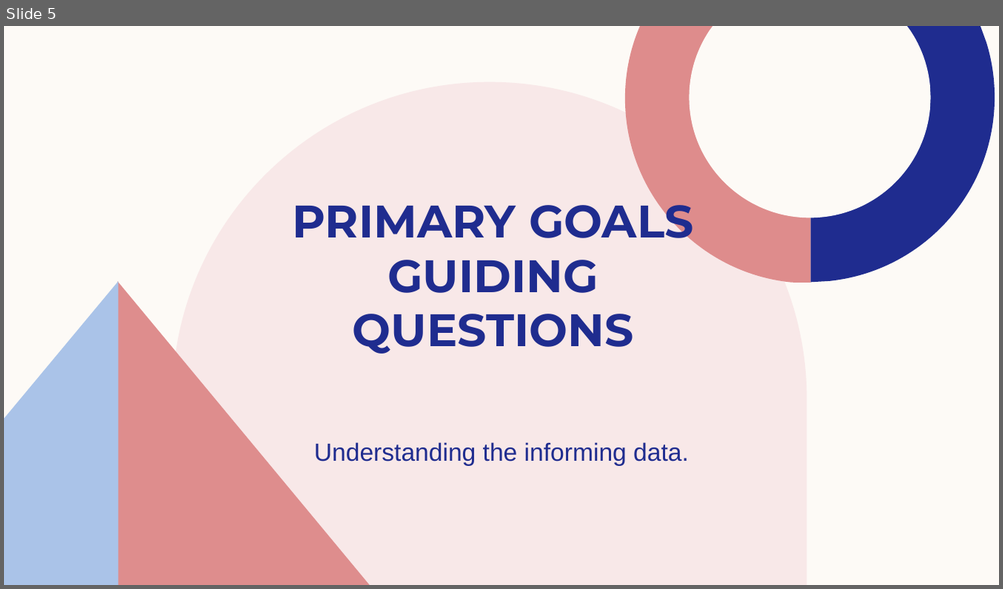
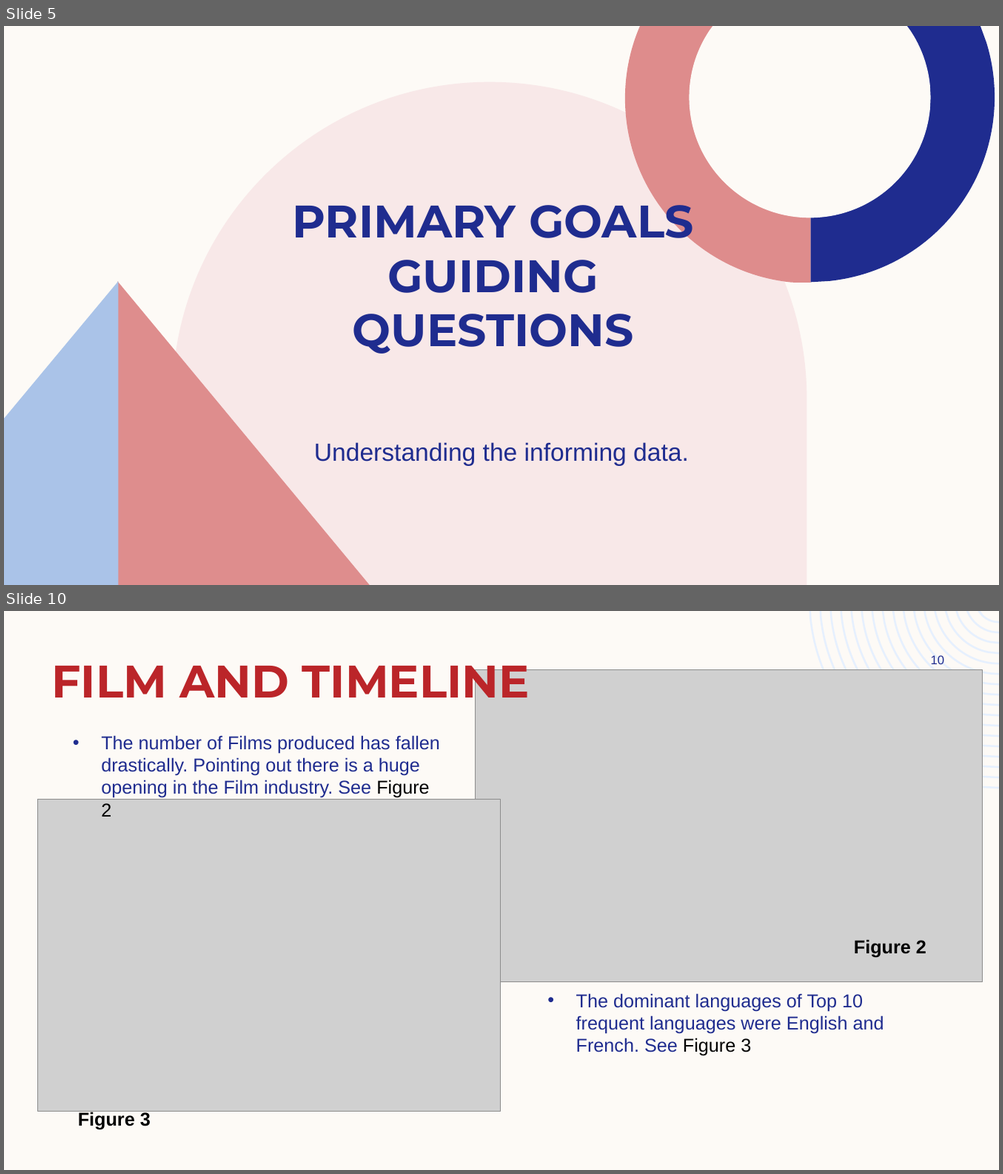
Before and after one commit to rurigi-waweru/dsc-waweru-phase-one-project, a slide deck: Presentation (MICROSOFT STUDIO).pptx. Shown one above the other, each under a label of ours: slide 5 before the commit, slides 5 and 10 after it; the slides between them are not shown. The pictures are 1003x589 and 1003x1174 pixels, drawn with LibreOffice and Linux fonts; fonts in the diff are those of the drawing; grey boxes stand for pictures. Boxes give left, top, right and bottom in pixels: in the first picture for what was removed or moved away, otherwise in the second. Text is boxed around its words. In the diff, an @@ line names an element or a change of style, - is before the commit and + after.

```diff
--- a/Presentation (MICROSOFT STUDIO).pptx
+++ b/Presentation (MICROSOFT STUDIO).pptx
@@ slide 10 added at box(4, 611, 999, 1170), background #FDFAF6 @@
@@ freeform shape added at box(809, 611, 999, 789), fill #E6F0FE @@
@@ title added at box(51, 666, 529, 709), 44 pt, text #BC2529, bold @@
+FILM AND TIMELINE
@@ picture added at box(475, 670, 982, 982) @@
@@ page number added at box(930, 655, 945, 664), 12 pt, text #1F2C8F @@
+10
@@ text added at box(101, 735, 440, 817), 18 pt, text #1F2C8F @@
+• The number of Films produced has fallen drastically. Pointing out there is a huge opening in the Film industry. See Figure 2
@@ picture added at box(38, 799, 501, 1112) @@
@@ text added at box(854, 940, 926, 958), 18 pt, text #000000, bold @@
+Figure 2
@@ text added at box(576, 994, 884, 1056), 18 pt, text #1F2C8F @@
+• The dominant languages of Top 10 frequent languages were English and French. See Figure 3
@@ text added at box(78, 1111, 151, 1130), 18 pt, text #000000, bold @@
+Figure 3
```
Also in this commit, not shown: 4 slides changed, 8 other slides added, 4 slides removed, 22 other files.
